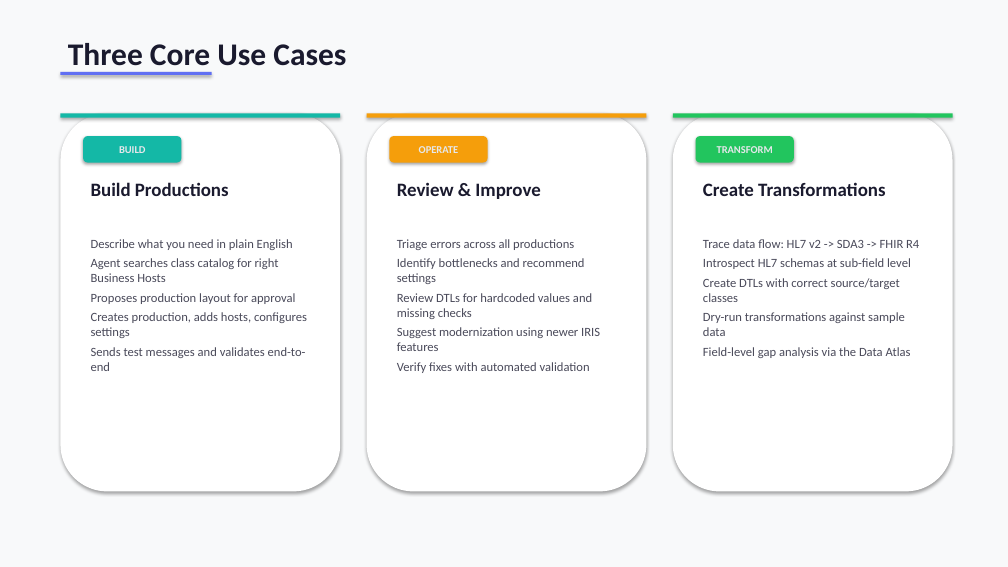
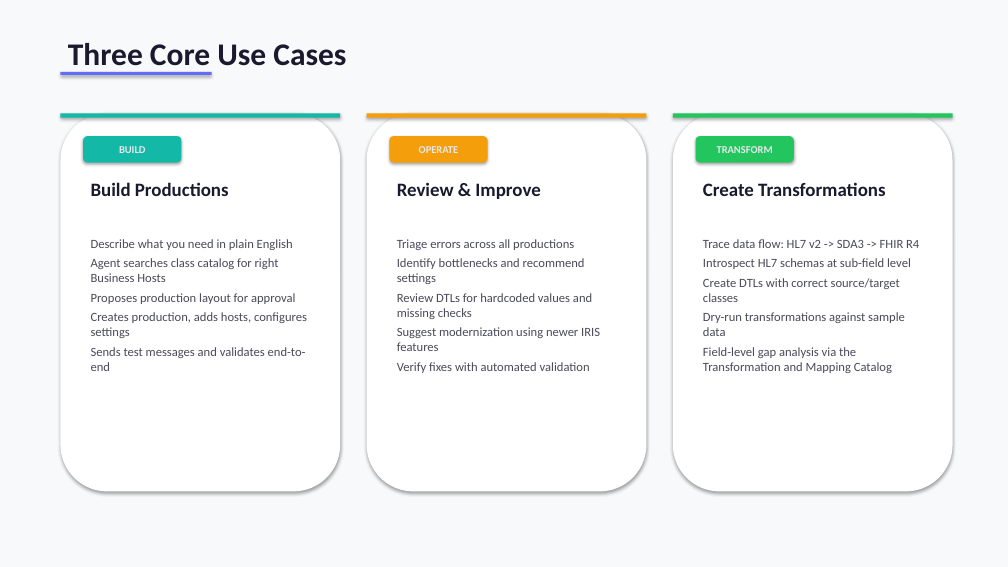
Before and after one commit to dfrancoisc/Agentic-Integration-Builder-Vibe-Coding, a slide deck: slide 4 of docs/Agentic_Health_Interop_Executive.pptx. Drawn at 1008x567 pixels with LibreOffice and Linux fonts; fonts in the diff are those of the drawing. Boxes give left, top, right and bottom in pixels: in the first picture for what was removed or moved away, otherwise in the second. Text is boxed around its words. In the diff, an @@ line names an element or a change of style, - is before the commit and + after.

```diff
--- a/docs/Agentic_Health_Interop_Executive.pptx
+++ b/docs/Agentic_Health_Interop_Executive.pptx
@@ text at bbox=[703, 347, 892, 373]: text changed @@
-Field-level gap analysis via the Data Atlas
+Field-level gap analysis via the Transformation and Mapping Catalog
```
Also in this commit, not shown: 2 other slides changed, 10 other files.
